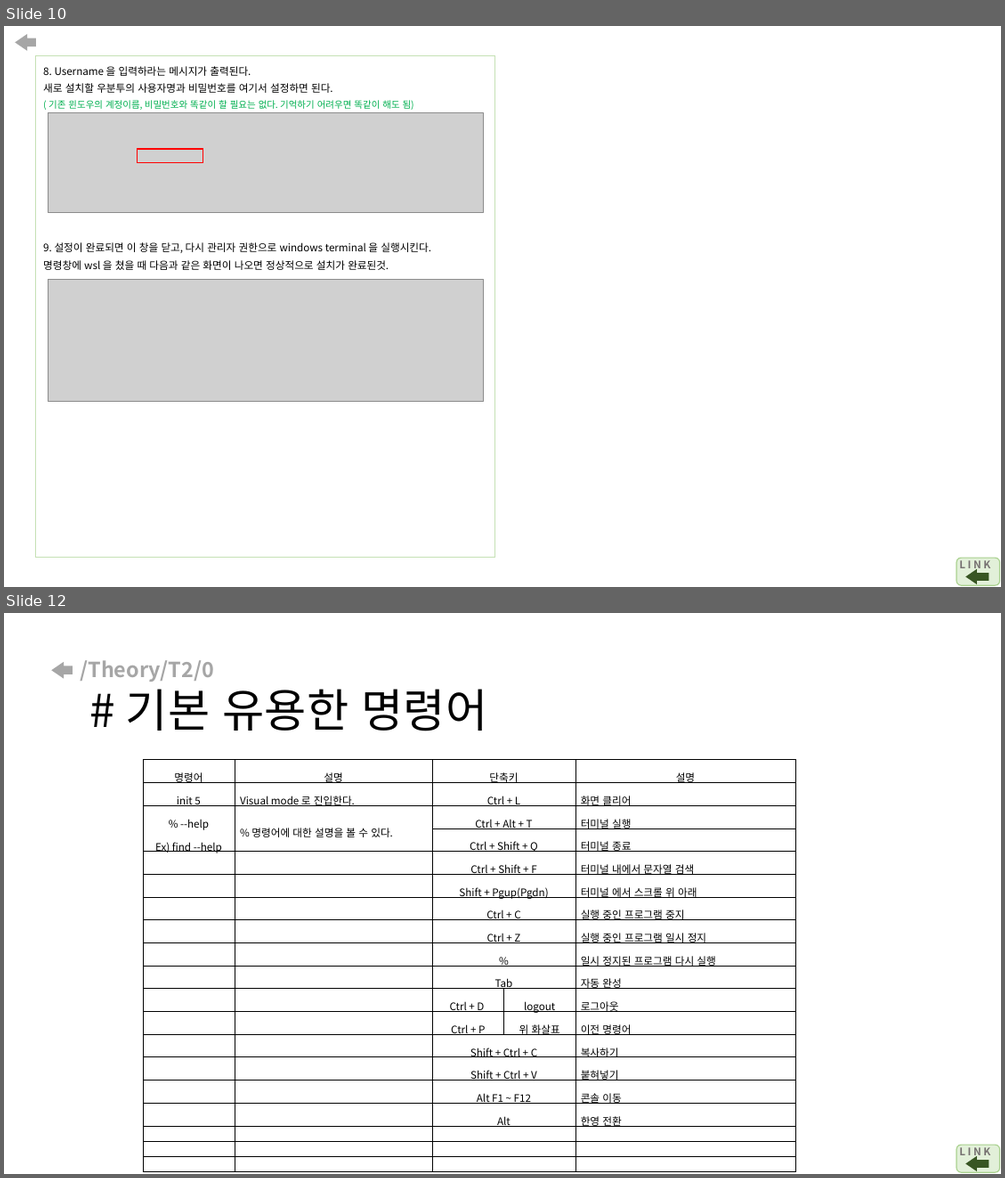
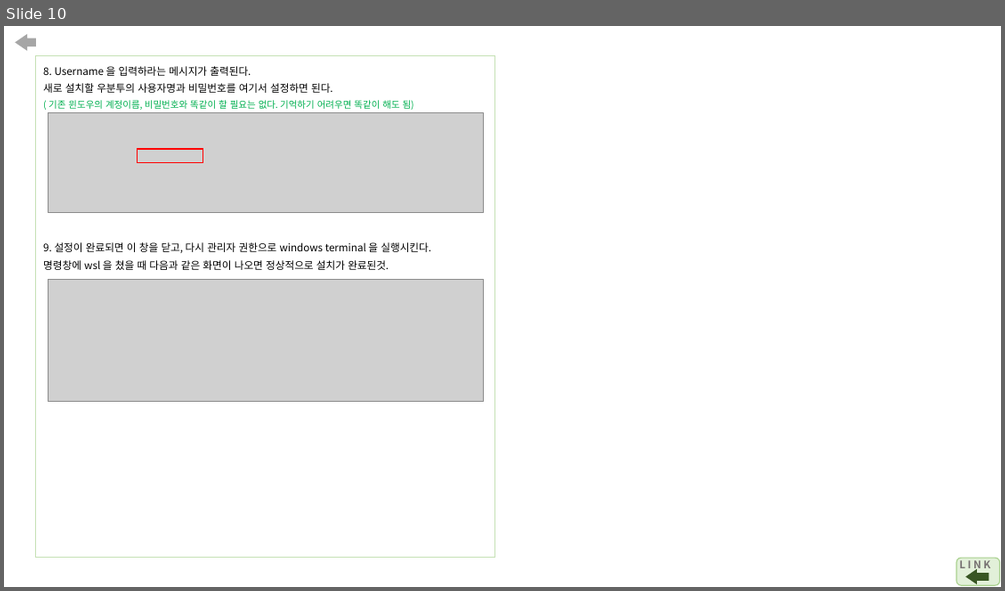
Before and after one commit to arizona95/CyberTraining, a slide deck: Lecture/student_class_ppt_21_2/국방사이버보안 과제.pptx. Shown one above the other, each under a label of ours: slides 10 and 12 before the commit, slide 10 after it; the slides between them are not shown. The pictures are 1005x1178 and 1005x591 pixels, drawn with LibreOffice and Linux fonts; fonts in the diff are those of the drawing; grey boxes stand for pictures. Boxes give left, top, right and bottom in pixels: in the first picture for what was removed or moved away, otherwise in the second. Text is boxed around its words. In the diff, an @@ line names an element or a change of style, - is before the commit and + after.

```diff
--- a/Lecture/student_class_ppt_21_2/국방사이버보안 과제.pptx
+++ b/Lecture/student_class_ppt_21_2/국방사이버보안 과제.pptx
@@ slide 12 removed at (4, 613, 1001, 1174), background #FFFFFF @@
@@ right arrow removed at (51, 662, 72, 679) @@
@@ title removed at (80, 660, 488, 731) @@
-/Theory/T2/0
-# 기본 유용한 명령어
@@ table removed at (142, 760, 795, 1143), 19 rows, 5 columns @@
-명령어 | 설명 | 단축키 |  | 설명
-init 5 | Visual mode 로 진입한다. | Ctrl + L |  | 화면 클리어
-% --help / Ex) find --help | % 명령어에 대한 설명을 볼 수 있다. | Ctrl + Alt + T |  | 터미널 실행
- |  | Ctrl + Shift + Q |  | 터미널 종료
- |  | Ctrl + Shift + F |  | 터미널 내에서 문자열 검색
- |  | Shift + Pgup(Pgdn) |  | 터미널 에서 스크롤 위 아래
- |  | Ctrl + C |  | 실행 중인 프로그램 중지
- |  | Ctrl + Z |  | 실행 중인 프로그램 일시 정지
- |  | % |  | 일시 정지된 프로그램 다시 실행
- |  | Tab |  | 자동 완성
- |  | Ctrl + D | logout | 로그아웃
- |  | Ctrl + P | 위 화살표 | 이전 명령어
- |  | Shift + Ctrl + C |  | 복사하기
- |  | Shift + Ctrl + V |  | 붙혀넣기
- |  | Alt F1 ~ F12 |  | 콘솔 이동
- |  | Alt |  | 한영 전환
- |  |  |  | 
- |  |  |  | 
- |  |  |  | 
@@ rounded rectangle removed at (956, 1144, 1000, 1172) @@
@@ text removed at (959, 1144, 990, 1159) @@
-L I N K
@@ right arrow removed at (966, 1156, 989, 1171) @@
```
Also in this commit, not shown: 2 slides changed, 7 slides added, 21 other slides removed.
